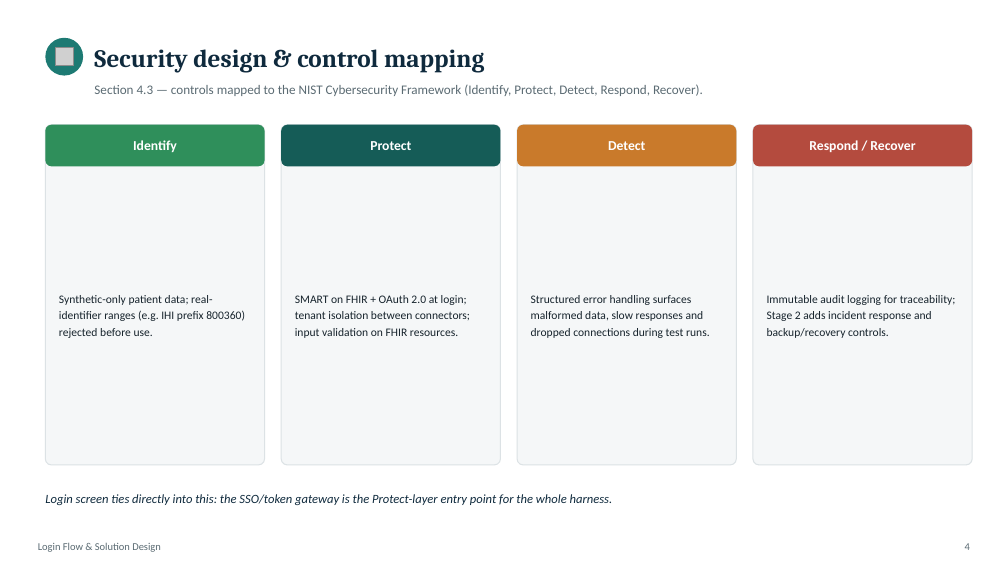
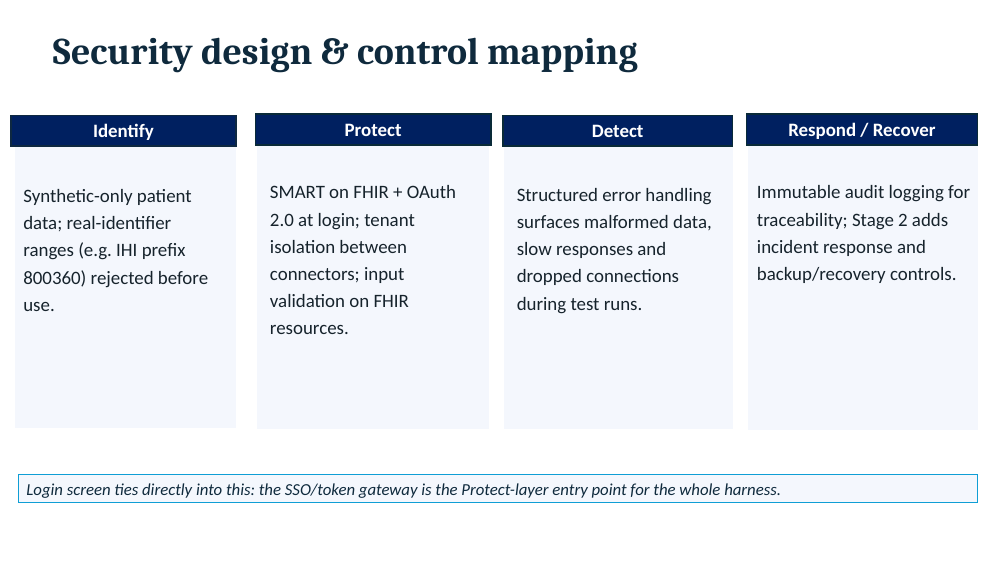
Before and after one commit to SkinnySeal17/HEAALTHCARE_SYSTEM, a slide deck: slide 15 of DOCUMENTS/Presentation_Assignment2.pptx (slide 17 before the commit). Drawn at 1008x567 pixels with LibreOffice and Linux fonts; fonts in the diff are those of the drawing; grey boxes stand for pictures. Boxes give left, top, right and bottom in pixels: in the first picture for what was removed or moved away, otherwise in the second. Text is boxed around its words. In the diff, an @@ line names an element or a change of style, - is before the commit and + after.

```diff
--- a/DOCUMENTS/Presentation_Assignment2.pptx
+++ b/DOCUMENTS/Presentation_Assignment2.pptx
@@ title "Security design & control mapping": place and size @@
-title "Security design & control mapping" at bbox=[94, 49, 484, 73]
+title "Security design & control mapping" at bbox=[53, 37, 638, 73]
@@ title "Security design & control mapping" at bbox=[53, 37, 638, 73]: size 24 to 36 pt; line spacing 1 to 0.9 @@
@@ ellipse removed at bbox=[45, 38, 83, 76] @@
@@ picture removed at bbox=[55, 48, 73, 66] @@
@@ text removed at bbox=[94, 84, 703, 96] @@
-Section 4.3 — controls mapped to the NIST Cybersecurity Framework (Identify, Protect, Detect, Respond, Recover).
@@ rectangle "Identify": place and size @@
-rectangle "Identify" at bbox=[133, 140, 177, 152]
+rectangle "Identify" at bbox=[11, 116, 236, 146]
@@ rectangle "Identify" at bbox=[11, 116, 236, 146]: size 13 to 18 pt; vertical alignment middle to top; fill none to #002060; outline none to #0E2841 1.5 pt @@
@@ size 13 to 18 pt; vertical alignment middle to top; fill none to #002060; outline none to #092A39 1.5 pt in 3 elements at bbox=[747, 114, 978, 144], bbox=[503, 116, 733, 146], bbox=[256, 114, 492, 144] @@
@@ rectangle "Protect": place and size @@
-rectangle "Protect" at bbox=[370, 141, 411, 150]
+rectangle "Protect" at bbox=[256, 114, 492, 144]
@@ rectangle added at bbox=[256, 114, 489, 430], fill #F4F7FD, outline #FFFFFF 1 pt @@
@@ rectangle "Detect": place and size @@
-rectangle "Detect" at bbox=[608, 141, 645, 150]
+rectangle "Detect" at bbox=[503, 116, 733, 146]
@@ rectangle added at bbox=[503, 116, 734, 430], fill #F4F7FD, outline #FFFFFF 1 pt @@
@@ rectangle "Respond / Recover": place and size @@
-rectangle "Respond / Recover" at bbox=[809, 140, 915, 152]
+rectangle "Respond / Recover" at bbox=[747, 114, 978, 144]
@@ rectangle added at bbox=[14, 126, 236, 429], fill #F4F7FD, outline #FFFFFF 1 pt @@
@@ rounded rectangle removed at bbox=[45, 125, 265, 465] @@
@@ rounded rectangle removed at bbox=[45, 125, 265, 166] @@
@@ rounded rectangle removed at bbox=[281, 125, 501, 465] @@
@@ rounded rectangle removed at bbox=[281, 125, 501, 166] @@
@@ rounded rectangle removed at bbox=[517, 125, 737, 465] @@
@@ rounded rectangle removed at bbox=[517, 125, 737, 166] @@
@@ rectangle added at bbox=[748, 128, 979, 431], fill #F4F7FD, outline #FFFFFF 1 pt @@
@@ rounded rectangle removed at bbox=[753, 125, 972, 465] @@
@@ rounded rectangle removed at bbox=[753, 125, 972, 166] @@
@@ text "Synthetic-only patient data; real-identifier ranges ...": place and size @@
-text "Synthetic-only patient data; real-identifier ranges ..." at bbox=[59, 295, 245, 338]
+text "Synthetic-only patient data; real-identifier ranges ..." at bbox=[23, 189, 208, 311]
@@ text "SMART on FHIR + OAuth ...": place and size @@
-text "SMART on FHIR + OAuth ..." at bbox=[295, 295, 470, 338]
+text "SMART on FHIR + OAuth ..." at bbox=[270, 185, 456, 334]
@@ text "Structured error handling surfaces malformed ...": place and size @@
-text "Structured error handling surfaces malformed ..." at bbox=[531, 295, 710, 338]
+text "Structured error handling surfaces malformed ..." at bbox=[517, 188, 712, 314]
@@ size 11 to 18 pt; vertical alignment middle to top in 4 elements at bbox=[270, 185, 456, 334], bbox=[517, 188, 712, 314], bbox=[23, 189, 208, 311], bbox=[757, 185, 970, 283] @@
@@ text "Immutable audit logging for traceability; ...": place and size @@
-text "Immutable audit logging for traceability; ..." at bbox=[767, 295, 956, 338]
+text "Immutable audit logging for traceability; ..." at bbox=[757, 185, 970, 283]
@@ rectangle "Login screen ties directly into ...": place and size @@
-rectangle "Login screen ties directly into ..." at bbox=[45, 494, 613, 505]
+rectangle "Login screen ties directly into ..." at bbox=[19, 475, 977, 503]
@@ rectangle "Login screen ties directly into ..." at bbox=[19, 475, 977, 503]: size 12 to 16 pt; vertical alignment middle to top; fill none to #F4F7FD; outline none to #0F9ED5 1 pt @@
@@ text removed at bbox=[38, 543, 161, 552] @@
-Login Flow & Solution Design
@@ text removed at bbox=[965, 543, 970, 550] @@
-4
```
Also in this commit, not shown: 9 other slides changed, 4 slides added, 3 slides removed.
